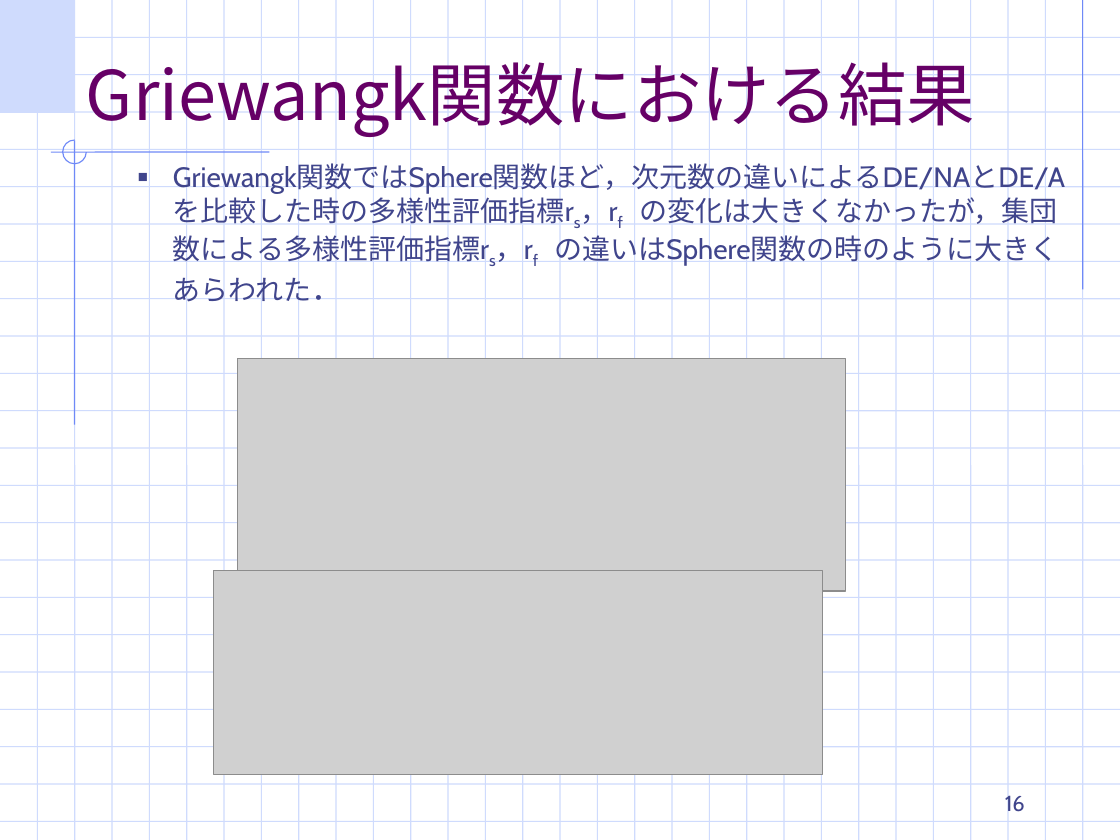
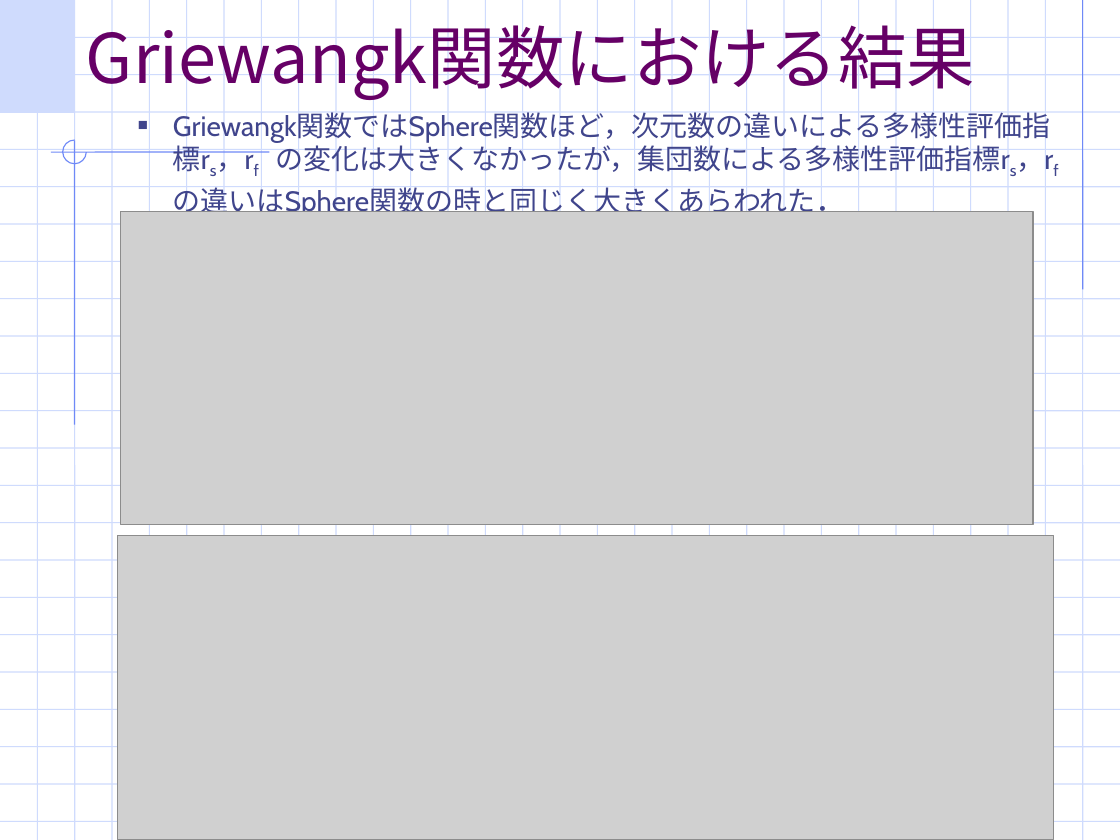
Before and after one commit to TakefumiYamamura/labolatry, a slide deck: slide 14 of 適応DE最終ゼミ発表.ppt (slide 16 before the commit). Drawn at 1120x840 pixels with LibreOffice and Linux fonts; fonts in the diff are those of the drawing; grey boxes stand for pictures; background and template pictures are left out. Boxes give left, top, right and bottom in pixels: in the first picture for what was removed or moved away, otherwise in the second. Text is boxed around its words. In the diff, an @@ line names an element or a change of style, - is before the commit and + after.

```diff
--- a/適応DE最終ゼミ発表.ppt
+++ b/適応DE最終ゼミ発表.ppt
@@ title "Griewangk関数における結果": place and size @@
-title "Griewangk関数における結果" at [86,50,975,137]
+title "Griewangk関数における結果" at [86,13,975,100]
@@ text at [173,112,1051,219]: text changed @@
-  ■ Griewangk関数ではSphere関数ほど，次元数の違いによるDE/NAとDE/Aを比較した時の多様性評価指標rs，rf の変化は大きくなかったが，集団数による多様性評価指標rs，rf の違いはSphere関数の時のように大きくあらわれた．
+  ■ Griewangk関数ではSphere関数ほど，次元数の違いによる多様性評価指標rs，rf の変化は大きくなかったが，集団数による多様性評価指標rs，rf の違いはSphere関数の時と同じく大きくあらわれた．
@@ picture: place and size @@
-picture at [237,358,846,590]
+picture at [120,212,1033,524]
@@ picture: place and size @@
-picture at [213,570,822,774]
+picture at [118,535,1054,840]
@@ page number removed at [1005,795,1025,812] @@
-16
```
Also in this commit, not shown: 15 other slides changed, 4 slides added, 2 slides removed.
